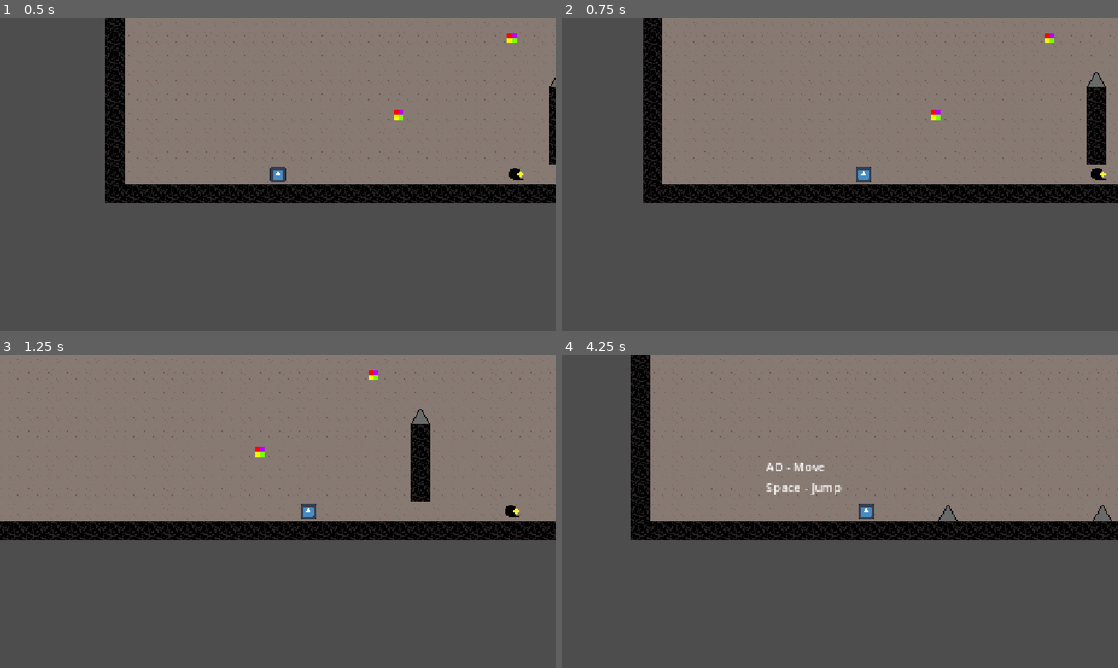
Above: before the commit, frames 1-4 (two rows, left to right).
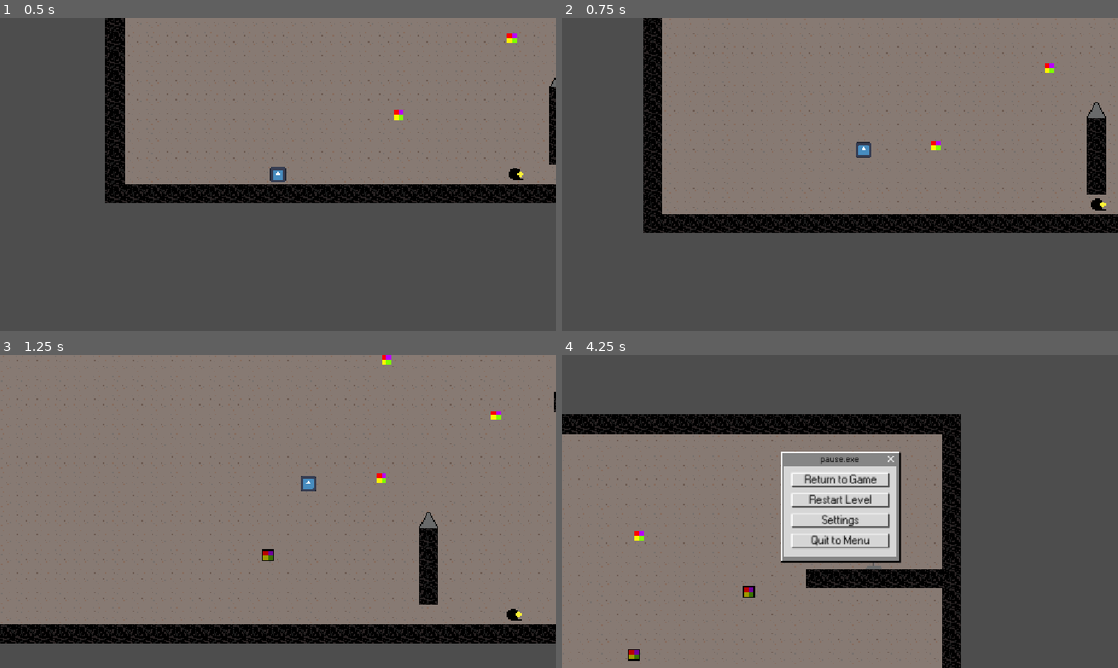
Above: after the commit, the same moments.

Repository: Minejerik/micheal_jump
Game: Godot game, scene res://scenes/levels/level2.tscn
Two runs of this game, one before a commit and one after it. Both use one fixed random seed, a clock stepped at 60 frames per second and the inputs below. This scene is started directly instead of the project's main scene. The engine's default icon, where the game draws it, is replaced by a stand-in: a white triangle on a blue panel in a dark square.
Inputs:
- Up to frame 1 (0.5 s): no input
- Up to frame 2 (0.75 s): tap Enter at 0.5 s; hold Right (ui_right) from 0.53 s (still down); hold Space (jump, bound only after the commit) from 0.53 s (still down)
- Up to frame 3 (1.25 s): keep holding Right (ui_right); keep holding Space (jump, bound only after the commit)
- Up to frame 4 (4.25 s): release Space (jump, bound only after the commit) at 1.28 s; tap Alt at 1.35, 3.6 s; tap Space (jump, bound only after the commit) at 1.52, 1.55, 1.82, 2.85, 3.02, 3.32 s; release Right (ui_right) at 2.03 s; hold Left (ui_left) 2.03-2.78 s; hold Space (jump, bound only after the commit) 2.03-2.78 s; tap Shift at 2.1 s; hold Right (ui_right) from 2.78 s (still down); hold Space (jump, bound only after the commit) from 3.53 s (still down); tap Escape (pause, bound only after the commit) at 4.15 s

Frame 1 is identical in both runs. In frame 2, 16% of the frame differs, in the area x 14-100%, y 0-69%; in frame 3, 41%; in frame 4, 75%, in the area x 0-100%, y 0-100%.

Commit message:
Refactor and settings menu

Diff:
--- /dev/null
+++ b/assets/ui/themes/button_focus_stylebox.tres
@@ -0,0 +1,8 @@
+[gd_resource type="StyleBoxFlat" format=3 uid="uid://bjwfgtwdipkx1"]
+
+[resource]
+border_width_right = 2
+border_width_bottom = 2
+border_color = Color(1, 1, 1, 1)
+shadow_size = 2
+shadow_offset = Vector2(-2, -2)
--- a/assets/ui/themes/main_menu.tres
+++ b/assets/ui/themes/main_menu.tres
@@ -1,14 +1,12 @@
-[gd_resource type="Theme" load_steps=7 format=3 uid="uid://bgwet62xxfxeb"]
+[gd_resource type="Theme" load_steps=13 format=3 uid="uid://bgwet62xxfxeb"]
 
 [ext_resource type="FontFile" uid="uid://c0q2m1jy1cijq" path="res://assets/ui/W95font.otf" id="1_gym15"]
 [ext_resource type="StyleBox" uid="uid://ygfsf5kumsck" path="res://assets/ui/themes/window_border_stylebox.tres" id="2_01qoa"]
+[ext_resource type="StyleBox" uid="uid://bjwfgtwdipkx1" path="res://assets/ui/themes/button_focus_stylebox.tres" id="2_dixgl"]
+[ext_resource type="Texture2D" uid="uid://btv1y2swbm0wc" path="res://assets/images/menu/slider/select.png" id="3_v1dnd"]
+[ext_resource type="Texture2D" uid="uid://bke70c5xb8oij" path="res://assets/images/menu/slider/tick.png" id="4_khngx"]
 
-[sub_resource type="StyleBoxFlat" id="StyleBoxFlat_ekxnf"]
-border_width_right = 2
-border_width_bottom = 2
-border_color = Color(1, 1, 1, 1)
-shadow_size = 2
-shadow_offset = Vector2(-2, -2)
+[sub_resource type="StyleBoxEmpty" id="StyleBoxEmpty_01qoa"]
 
 [sub_resource type="StyleBoxFlat" id="StyleBoxFlat_l6cm7"]
 bg_color = Color(0.8392157, 0.8392157, 0.8392157, 1)
@@ -17,6 +15,19 @@
 border_color = Color(1, 1, 1, 1)
 shadow_size = 2
 shadow_offset = Vector2(2, 2)
+
+[sub_resource type="StyleBoxEmpty" id="StyleBoxEmpty_v1dnd"]
+
+[sub_resource type="StyleBoxEmpty" id="StyleBoxEmpty_khngx"]
+
+[sub_resource type="StyleBoxFlat" id="StyleBoxFlat_01qoa"]
+bg_color = Color(0.38170326, 0.38170326, 0.3817031, 1)
+border_width_right = 1
+border_width_bottom = 1
+border_color = Color(1, 1, 1, 1)
+expand_margin_bottom = 2.0
+shadow_size = 1
+shadow_offset = Vector2(-1, -1)
 
 [sub_resource type="DPITexture" id="DPITexture_8ln24"]
 _source = "<svg xmlns=\"http://www.w3.org/2000/svg\" width=\"16\" height=\"16\"><path fill=\"#fff\" fill-opacity=\".75\" d=\"m1 3 2-2 5 5 5-5 2 2-5 5 5 5-2 2-5-5-5 5-2-2 5-5z\"/></svg>
@@ -33,8 +44,17 @@
 Button/colors/font_hover_pressed_color = Color(0, 0, 0, 1)
 Button/font_sizes/font_size = 25
 Button/fonts/font = ExtResource("1_gym15")
-Button/styles/hover = SubResource("StyleBoxFlat_ekxnf")
+Button/styles/focus = SubResource("StyleBoxEmpty_01qoa")
+Button/styles/hover = ExtResource("2_dixgl")
 Button/styles/normal = SubResource("StyleBoxFlat_l6cm7")
+HSlider/constants/tick_offset = 18
+HSlider/icons/grabber = ExtResource("3_v1dnd")
+HSlider/icons/grabber_disabled = ExtResource("3_v1dnd")
+HSlider/icons/grabber_highlight = ExtResource("3_v1dnd")
+HSlider/icons/tick = ExtResource("4_khngx")
+HSlider/styles/grabber_area = SubResource("StyleBoxEmpty_v1dnd")
+HSlider/styles/grabber_area_highlight = SubResource("StyleBoxEmpty_khngx")
+HSlider/styles/slider = SubResource("StyleBoxFlat_01qoa")
 Label/colors/font_color = Color(0, 0, 0, 1)
 Label/fonts/font = ExtResource("1_gym15")
 Window/colors/title_color = Color(0, 0, 0, 1)
--- a/project.godot
+++ b/project.godot
@@ -17,8 +17,9 @@
 
 [autoload]
 
-DM="*res://scripts/DM.gd"
-IM="*res://scripts/IM.gd"
+DM="*res://scripts/managers/DM.gd"
+IM="*res://scripts/managers/IM.gd"
+PM="*res://scripts/managers/PM.gd"
 
 [display]
 
@@ -29,6 +30,21 @@
 
 enabled=PackedStringArray("res://addons/crt/plugin.cfg", "res://addons/godot_super-wakatime/plugin.cfg")
 
+[input]
+
+pause={
+"deadzone": 0.2,
+"events": [Object(InputEventKey,"resource_local_to_scene":false,"resource_name":"","device":-1,"window_id":0,"alt_pressed":false,"shift_pressed":false,"ctrl_pressed":false,"meta_pressed":false,"pressed":false,"keycode":0,"physical_keycode":4194305,"key_label":0,"unicode":0,"location":0,"echo":false,"script":null)
+, Object(InputEventJoypadButton,"resource_local_to_scene":false,"resource_name":"","device":-1,"button_index":6,"pressure":0.0,"pressed":true,"script":null)
+]
+}
+jump={
+"deadzone": 0.2,
+"events": [Object(InputEventKey,"resource_local_to_scene":false,"resource_name":"","device":-1,"window_id":0,"alt_pressed":false,"shift_pressed":false,"ctrl_pressed":false,"meta_pressed":false,"pressed":false,"keycode":0,"physical_keycode":32,"key_label":0,"unicode":32,"location":0,"echo":false,"script":null)
+, Object(InputEventJoypadButton,"resource_local_to_scene":false,"resource_name":"","device":-1,"button_index":0,"pressure":0.0,"pressed":true,"script":null)
+]
+}
+
 [rendering]
 
 renderer/rendering_method="gl_compatibility"
--- a/scenes/levels/level1.tscn
+++ b/scenes/levels/level1.tscn
@@ -6,10 +6,9 @@
 [ext_resource type="PackedScene" uid="uid://bucfloaggv36w" path="res://scenes/objects/spikes.tscn" id="5_5ntmo"]
 [ext_resource type="PackedScene" uid="uid://ctn1syrptfjc4" path="res://scenes/objects/collectable.tscn" id="6_1seuy"]
 [ext_resource type="PackedScene" uid="uid://cc1cyebpjid5f" path="res://scenes/objects/goal.tscn" id="6_nkeig"]
-[ext_resource type="PackedScene" uid="uid://rldmsedtbayf" path="res://scenes/HUD.tscn" id="7_2r1tl"]
+[ext_resource type="PackedScene" uid="uid://rldmsedtbayf" path="res://scenes/ui/HUD.tscn" id="7_2r1tl"]
 [ext_resource type="Texture2D" uid="uid://bfmx2pjpjb85l" path="res://assets/images/items/os_31.png" id="7_plydf"]
-[ext_resource type="PackedScene" uid="uid://be2f85oqts4cp" path="res://scenes/objects/interaction_marker.tscn" id="8_8a7m2"]
-[ext_resource type="PackedScene" uid="uid://dvvn74ahhnxmf" path="res://scenes/bicheal.tscn" id="10_5ntmo"]
+[ext_resource type="PackedScene" uid="uid://ddul5v5uko2nc" path="res://scenes/ui/pause_menu.tscn" id="9_nkeig"]
 
 [node name="Node2D" type="Node2D"]
 texture_filter = 1
@@ -47,10 +46,5 @@
 
 [node name="Hud" parent="." instance=ExtResource("7_2r1tl")]
 
-[node name="InteractionMarker" parent="." instance=ExtResource("8_8a7m2")]
-position = Vector2(96, 252)
-
-[node name="bicheal" parent="." node_paths=PackedStringArray("player") instance=ExtResource("10_5ntmo")]
+[node name="PauseMenu" parent="." instance=ExtResource("9_nkeig")]
 visible = false
-position = Vector2(108, 297)
-player = NodePath("../player")
--- a/scenes/levels/level2.tscn
+++ b/scenes/levels/level2.tscn
@@ -7,8 +7,9 @@
 [ext_resource type="PackedScene" uid="uid://bucfloaggv36w" path="res://scenes/objects/spikes.tscn" id="5_oyk6k"]
 [ext_resource type="PackedScene" uid="uid://cc1cyebpjid5f" path="res://scenes/objects/goal.tscn" id="6_gycjm"]
 [ext_resource type="PackedScene" uid="uid://ctn1syrptfjc4" path="res://scenes/objects/collectable.tscn" id="7_dj4wq"]
-[ext_resource type="Texture2D" uid="uid://cmeepwsrht1rf" path="res://assets/images/enemy.png" id="8_k0mew"]
-[ext_resource type="PackedScene" uid="uid://rldmsedtbayf" path="res://scenes/HUD.tscn" id="9_b0vvs"]
+[ext_resource type="Texture2D" uid="uid://cdp5s83pdla2i" path="res://assets/images/items/os_95.png" id="8_oyk6k"]
+[ext_resource type="PackedScene" uid="uid://rldmsedtbayf" path="res://scenes/ui/HUD.tscn" id="9_b0vvs"]
+[ext_resource type="PackedScene" uid="uid://ddul5v5uko2nc" path="res://scenes/ui/pause_menu.tscn" id="10_oyk6k"]
 
 [sub_resource type="Curve2D" id="Curve2D_j4d2a"]
 _data = {
@@ -47,7 +48,7 @@
 position = Vector2(359, 216)
 
 [node name="goal" parent="." instance=ExtResource("6_gycjm")]
-position = Vector2(519, 97)
+position = Vector2(519, 98)
 
 [node name="JumpExtra4" parent="." instance=ExtResource("3_k0mew")]
 position = Vector2(324, 85)
@@ -60,7 +61,8 @@
 
 [node name="Collectable" parent="." instance=ExtResource("7_dj4wq")]
 position = Vector2(23, -63)
-ITEM_TEXTURE = ExtResource("8_k0mew")
+ITEM_ID = "OS95"
+ITEM_TEXTURE = ExtResource("8_oyk6k")
 
 [node name="spikes2" parent="." instance=ExtResource("5_oyk6k")]
 position = Vector2(55, 56)
@@ -87,3 +89,5 @@
 position = Vector2(135, 56)
 
 [node name="Hud" parent="." instance=ExtResource("9_b0vvs")]
+
+[node name="PauseMenu" parent="." instance=ExtResource("10_oyk6k")]
--- a/scenes/objects/interaction_marker.tscn
+++ b/scenes/objects/interaction_marker.tscn
@@ -1,16 +1,18 @@
-[gd_scene load_steps=2 format=3 uid="uid://be2f85oqts4cp"]
+[gd_scene load_steps=3 format=3 uid="uid://be2f85oqts4cp"]
+
+[ext_resource type="Script" uid="uid://36xfaadjnqj3" path="res://scripts/objects/interaction_marker.gd" id="1_1s886"]
 
 [sub_resource type="RectangleShape2D" id="RectangleShape2D_fuwy5"]
 size = Vector2(67, 82)
 
 [node name="InteractionMarker" type="Node2D"]
+script = ExtResource("1_1s886")
 
 [node name="Label" type="Label" parent="."]
 offset_right = 67.0
 offset_bottom = 81.99985
 theme_override_font_sizes/font_size = 10
-text = "AD - Move
-Space - Jump"
+text = "Avoid the spikes!"
 autowrap_mode = 2
 metadata/_edit_use_anchors_ = true
 
@@ -19,3 +21,6 @@
 [node name="CollisionShape2D" type="CollisionShape2D" parent="Area2D"]
 position = Vector2(33.5, 41)
 shape = SubResource("RectangleShape2D_fuwy5")
+
+[connection signal="body_entered" from="Area2D" to="." method="_on_area_2d_body_entered"]
+[connection signal="body_exited" from="Area2D" to="." method="_on_area_2d_body_exited"]
--- /dev/null
+++ b/scenes/objects/platform.tscn
@@ -0,0 +1,21 @@
+[gd_scene load_steps=4 format=3 uid="uid://b41gwy6bpg7qv"]
+
+[ext_resource type="Script" uid="uid://r4dxcvlyqe8g" path="res://scripts/objects/platform.gd" id="1_8dp8w"]
+[ext_resource type="Texture2D" uid="uid://cmeepwsrht1rf" path="res://assets/images/enemy.png" id="2_507ja"]
+
+[sub_resource type="RectangleShape2D" id="RectangleShape2D_3vyb7"]
+size = Vector2(15.5, 15.5)
+
+[node name="platform" type="PathFollow2D"]
+script = ExtResource("1_8dp8w")
+
+[node name="Sprite2D" type="Sprite2D" parent="."]
+texture_filter = 1
+rotation = 1.5707964
+texture = ExtResource("2_507ja")
+
+[node name="RigidBody2D" type="CharacterBody2D" parent="."]
+disable_mode = 2
+
+[node name="CollisionShape2D" type="CollisionShape2D" parent="RigidBody2D"]
+shape = SubResource("RectangleShape2D_3vyb7")
--- a/scenes/main_menu.tscn
+++ b/scenes/ui/main_menu.tscn
@@ -1,8 +1,9 @@
-[gd_scene load_steps=5 format=3 uid="uid://dflfvfu6280no"]
+[gd_scene load_steps=6 format=3 uid="uid://dflfvfu6280no"]
 
 [ext_resource type="Script" uid="uid://cnvw3sj2vepya" path="res://scripts/ui/main_menu.gd" id="1_bqqt6"]
 [ext_resource type="Texture2D" uid="uid://jme5xuca8qbg" path="res://assets/images/menu/bg.png" id="1_l6cm7"]
 [ext_resource type="Theme" uid="uid://bgwet62xxfxeb" path="res://assets/ui/themes/main_menu.tres" id="2_bqqt6"]
+[ext_resource type="PackedScene" uid="uid://ustsft2lbc4j" path="res://scenes/ui/settings.tscn" id="3_x2yvf"]
 [ext_resource type="Texture2D" uid="uid://dixuvrmvaknta" path="res://assets/images/menu/settings.png" id="4_wu84c"]
 
 [node name="MainMenu" type="CanvasLayer"]
@@ -10,7 +11,7 @@
 
 [node name="Start" type="Window" parent="."]
 oversampling_override = 1.0
-title = "Start Game"
+title = "micheal_jump.exe"
 initial_position = 1
 size = Vector2i(195, 100)
 popup_window = true
@@ -44,11 +45,11 @@
 [node name="Readme" type="Window" parent="."]
 oversampling_override = 1.0
 title = "readme.txt"
-position = Vector2i(73, 433)
-size = Vector2i(195, 100)
+position = Vector2i(793, 450)
+size = Vector2i(195, 130)
 popup_window = true
 min_size = Vector2i(195, 100)
-max_size = Vector2i(300, 100)
+max_size = Vector2i(300, 200)
 theme = ExtResource("2_bqqt6")
 
 [node name="ColorRect" type="ColorRect" parent="Readme"]
@@ -69,13 +70,18 @@
 theme_override_font_sizes/font_size = 21
 text = "Arrow Keys - Move
 Space - Jump
+Escape- Pause
 
 Avoid the tuxes!"
+
+[node name="Settings" parent="." instance=ExtResource("3_x2yvf")]
+position = Vector2i(60, 465)
+visible = false
 
 [node name="Title" type="Window" parent="."]
 oversampling_override = 1.0
 title = "title.txt"
-position = Vector2i(418, 64)
+position = Vector2i(418, 79)
 size = Vector2i(460, 100)
 popup_window = true
 min_size = Vector2i(375, 100)
@@ -137,3 +143,4 @@
 horizontal_alignment = 1
 
 [connection signal="button_down" from="Start/ColorRect/StartGame" to="." method="_on_start_game_button_down"]
+[connection signal="pressed" from="BackGround/Settings/SettingsButton" to="." method="_on_settings_button_pressed"]
--- /dev/null
+++ b/scenes/ui/pause_menu.tscn
@@ -0,0 +1,67 @@
+[gd_scene load_steps=4 format=3 uid="uid://ddul5v5uko2nc"]
+
+[ext_resource type="Script" uid="uid://capd22186s2m4" path="res://scripts/ui/pause_menu.gd" id="1_0lmf7"]
+[ext_resource type="Theme" uid="uid://bgwet62xxfxeb" path="res://assets/ui/themes/main_menu.tres" id="1_6tw0m"]
+[ext_resource type="PackedScene" uid="uid://ustsft2lbc4j" path="res://scenes/ui/settings.tscn" id="3_f6eus"]
+
+[node name="PauseMenu" type="CanvasLayer"]
+process_mode = 2
+follow_viewport_enabled = true
+script = ExtResource("1_0lmf7")
+
+[node name="Window" type="Window" parent="."]
+oversampling_override = 1.0
+title = "pause.exe"
+initial_position = 1
+size = Vector2i(230, 190)
+visible = false
+unresizable = true
+theme = ExtResource("1_6tw0m")
+
+[node name="ColorRect" type="ColorRect" parent="Window"]
+anchors_preset = 15
+anchor_right = 1.0
+anchor_bottom = 1.0
+grow_horizontal = 2
+grow_vertical = 2
+color = Color(0.83889705, 0.83889705, 0.838897, 1)
+
+[node name="MarginContainer" type="MarginContainer" parent="Window/ColorRect"]
+layout_mode = 1
+anchors_preset = 15
+anchor_right = 1.0
+anchor_bottom = 1.0
+grow_horizontal = 2
+grow_vertical = 2
+theme_override_constants/margin_left = 15
+theme_override_constants/margin_top = 15
+theme_override_constants/margin_right = 15
+
+[node name="VBoxContainer" type="VBoxContainer" parent="Window/ColorRect/MarginContainer"]
+layout_mode = 2
+theme_override_constants/separation = 15
+
+[node name="ReturnButton" type="Button" parent="Window/ColorRect/MarginContainer/VBoxContainer"]
+layout_mode = 2
+text = "Return to Game"
+
+[node name="RestartButton" type="Button" parent="Window/ColorRect/MarginContainer/VBoxContainer"]
+layout_mode = 2
+text = "Restart Level"
+
+[node name="SettingsButton" type="Button" parent="Window/ColorRect/MarginContainer/VBoxContainer"]
+layout_mode = 2
+text = "Settings"
+
+[node name="QuitButton" type="Button" parent="Window/ColorRect/MarginContainer/VBoxContainer"]
+layout_mode = 2
+text = "Quit to Menu"
+
+[node name="Settings" parent="." instance=ExtResource("3_f6eus")]
+position = Vector2i(735, 435)
+visible = false
+
+[connection signal="pressed" from="Window/ColorRect/MarginContainer/VBoxContainer/ReturnButton" to="." method="_on_return_button_pressed"]
+[connection signal="pressed" from="Window/ColorRect/MarginContainer/VBoxContainer/RestartButton" to="." method="_on_restart_button_pressed"]
+[connection signal="pressed" from="Window/ColorRect/MarginContainer/VBoxContainer/SettingsButton" to="." method="_on_settings_button_pressed"]
+[connection signal="pressed" from="Window/ColorRect/MarginContainer/VBoxContainer/QuitButton" to="." method="_on_quit_button_pressed"]
--- /dev/null
+++ b/scenes/ui/settings.tscn
@@ -0,0 +1,63 @@
+[gd_scene load_steps=3 format=3 uid="uid://ustsft2lbc4j"]
+
+[ext_resource type="Theme" uid="uid://bgwet62xxfxeb" path="res://assets/ui/themes/main_menu.tres" id="1_7pacj"]
+[ext_resource type="Script" uid="uid://dan2oy7w15ail" path="res://scripts/ui/settings.gd" id="2_h175o"]
+
+[node name="Settings" type="Window"]
+oversampling_override = 1.0
+title = "settings.exe"
+size = Vector2i(300, 100)
+popup_window = true
+min_size = Vector2i(195, 100)
+max_size = Vector2i(300, 200)
+theme = ExtResource("1_7pacj")
+script = ExtResource("2_h175o")
+
+[node name="ColorRect" type="ColorRect" parent="."]
+anchors_preset = 15
+anchor_right = 1.0
+anchor_bottom = 1.0
+grow_horizontal = 2
+grow_vertical = 2
+color = Color(0.83889705, 0.83889705, 0.838897, 1)
+
+[node name="MarginContainer" type="MarginContainer" parent="ColorRect"]
+layout_mode = 1
+anchors_preset = 15
+anchor_right = 1.0
+anchor_bottom = 1.0
+grow_horizontal = 2
+grow_vertical = 2
+theme_override_constants/margin_left = 5
+theme_override_constants/margin_top = 5
+theme_override_constants/margin_right = 5
+theme_override_constants/margin_bottom = 5
+
+[node name="VBoxContainer" type="VBoxContainer" parent="ColorRect/MarginContainer"]
+layout_mode = 2
+
+[node name="HBoxContainer" type="HBoxContainer" parent="ColorRect/MarginContainer/VBoxContainer"]
+layout_mode = 2
+theme_override_constants/separation = 20
+
+[node name="Label" type="Label" parent="ColorRect/MarginContainer/VBoxContainer/HBoxContainer"]
+layout_mode = 2
+theme_override_font_sizes/font_size = 26
+text = "Volume:"
+
+[node name="VolumeSlider" type="HSlider" parent="ColorRect/MarginContainer/VBoxContainer/HBoxContainer"]
+layout_mode = 2
+size_flags_horizontal = 3
+size_flags_vertical = 4
+theme = ExtResource("1_7pacj")
+tick_count = 7
+
+[node name="HSeparator" type="HSeparator" parent="ColorRect/MarginContainer/VBoxContainer"]
+layout_mode = 2
+theme_override_constants/separation = 15
+
+[node name="SettingsSave" type="Button" parent="ColorRect/MarginContainer/VBoxContainer"]
+layout_mode = 2
+text = "Save Changes"
+
+[connection signal="close_requested" from="." to="." method="_on_close_requested"]
--- a/scripts/IM.gd
+++ /dev/null
@@ -1,6 +0,0 @@
-extends Node
-
-var ITEM_NAMES = {
-	"NULL": "NULL ITEM",
-	"OS31": "Michealsoft OS 3.1"
-}
--- a/scripts/DM.gd
+++ b/scripts/managers/DM.gd
@@ -32,8 +32,14 @@
 var items_discovered = []
 
 func start_game():
+	level_counter = 0
 	# Starts the game, eg loads the first level
 	call_deferred("_load_level", levels[0])
+
+
+func restart_level():
+	call_deferred("_load_level", levels[level_counter])
+
 
 func _load_level(level:String):
 	last_positions = []
--- /dev/null
+++ b/scripts/managers/IM.gd
@@ -0,0 +1,7 @@
+extends Node
+
+var ITEM_NAMES = {
+	"NULL": "NULL ITEM",
+	"OS31": "Michealsoft OS 3.1",
+	"OS95": "Michealsoft OS 95"
+}
--- /dev/null
+++ b/scripts/managers/PM.gd
@@ -0,0 +1,21 @@
+extends Node
+
+var is_paused = false
+
+signal game_paused
+signal game_unpaused
+
+func pause():
+	get_tree().paused = true
+	game_paused.emit()
+
+func _input(event: InputEvent) -> void:
+	if event.is_action_pressed("pause"):
+		if !is_paused:
+			pause()
+		else:
+			unpause()
+
+func unpause():
+	get_tree().paused = false
+	game_unpaused.emit()
--- /dev/null
+++ b/scripts/objects/interaction_marker.gd
@@ -0,0 +1,14 @@
+extends Node2D
+
+
+
+func _on_area_2d_body_entered(body: Node2D) -> void:
+	if body.name == "player":
+		Engine.time_scale = 0.4
+		$Label.show()
+
+
+func _on_area_2d_body_exited(body: Node2D) -> void:
+	if body.name == "player":
+		Engine.time_scale = 1
+		$Label.hide()
--- /dev/null
+++ b/scripts/objects/platform.gd
@@ -0,0 +1,13 @@
+extends PathFollow2D
+
+
+var speed = 0.3
+var jumping = false
+
+func _physics_process(delta: float) -> void:
+	progress_ratio += delta*speed
+
+
+func _on_death_area_body_entered(body: Node2D) -> void:
+	if body.name == "player":
+		DM.kill_player()
--- a/scripts/player.gd
+++ b/scripts/player.gd
@@ -9,9 +9,19 @@
 var dying = false
 var send_pos = false
 
+var save_velocity
+
 func _ready() -> void:
 	Engine.time_scale = 1
 	DM.player_death.connect(handle_death)
+	PM.game_paused.connect(pause_save_velocity)
+	PM.game_unpaused.connect(unpause_restore_velocity)
+
+func pause_save_velocity():
+	save_velocity = velocity
+
+func unpause_restore_velocity():
+	velocity = save_velocity
 
 func handle_death():
 	dying = true
@@ -28,7 +38,7 @@
 		velocity.y = 0
 
 	if !dying:
-		if Input.is_action_pressed("ui_up") and (is_on_floor() || DM.allowed_jump_again):
+		if Input.is_action_pressed("jump") and (is_on_floor() || DM.allowed_jump_again):
 			jumping = true
 			velocity.y = jump_speed
 
--- a/scripts/ui/main_menu.gd
+++ b/scripts/ui/main_menu.gd
@@ -3,3 +3,8 @@
 
 func _on_start_game_button_down() -> void:
 	DM.start_game()
+
+
+
+func _on_settings_button_pressed() -> void:
+	$Settings.show()
--- /dev/null
+++ b/scripts/ui/pause_menu.gd
@@ -0,0 +1,29 @@
+extends CanvasLayer
+
+
+func _ready() -> void:
+	PM.game_paused.connect(pause)
+	PM.game_unpaused.connect(unpause)
+
+func pause():
+	$Window.show()
+
+func unpause():
+	$Window.hide()
+
+
+func _on_return_button_pressed() -> void:
+	print("here")
+	PM.unpause()
+
+func _on_restart_button_pressed() -> void:
+	PM.unpause()
+	DM.restart_level()
+
+func _on_quit_button_pressed() -> void:
+	PM.unpause()
+	# Loads the main menu scene
+	get_tree().change_scene_to_file("res://scenes/ui/main_menu.tscn")
+
+func _on_settings_button_pressed() -> void:
+	$Settings.show()
--- /dev/null
+++ b/scripts/ui/settings.gd
@@ -0,0 +1,4 @@
+extends Window
+
+func _on_close_requested() -> void:
+	hide()
Binary file added: assets/images/items/os_95.png
Not shown, added: assets/images/items/os_95.png.import
Binary file added: assets/images/menu/slider/select.png
Not shown, added: assets/images/menu/slider/select.png.import
Binary file added: assets/images/menu/slider/tick.png
Not shown, added: assets/images/menu/slider/tick.png.import
Not shown, changed: export_presets.cfg
Not shown: 1 places in scenes/levels/level1.tscn that only renumber resources
Not shown: 1 places in scenes/levels/level2.tscn that only renumber resources
Renamed: scenes/HUD.tscn -> scenes/ui/HUD.tscn
Renamed: scenes/window_temp.tscn -> scenes/ui/window_temp.tscn
Renamed: scripts/DM.gd.uid -> scripts/managers/DM.gd.uid
(and 6 more such lines)
